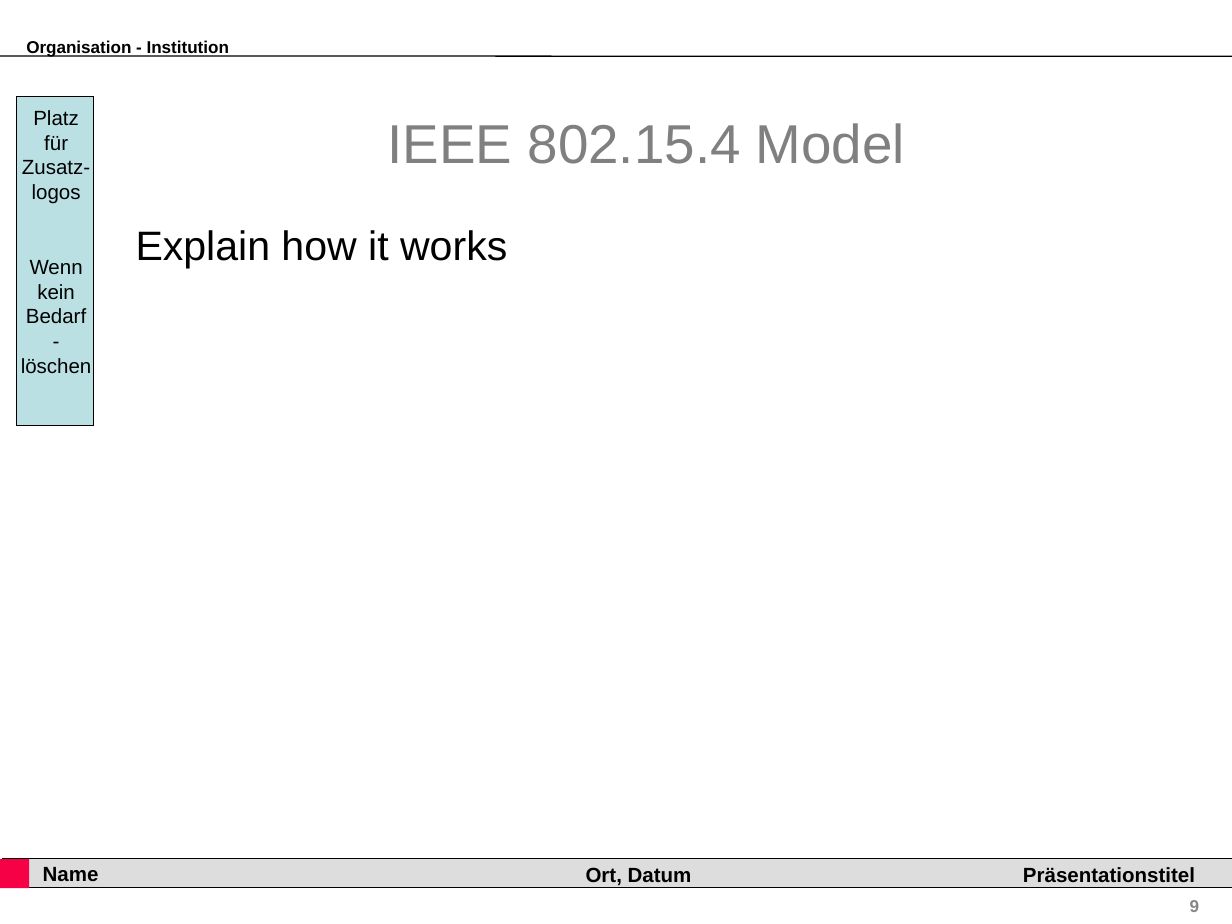
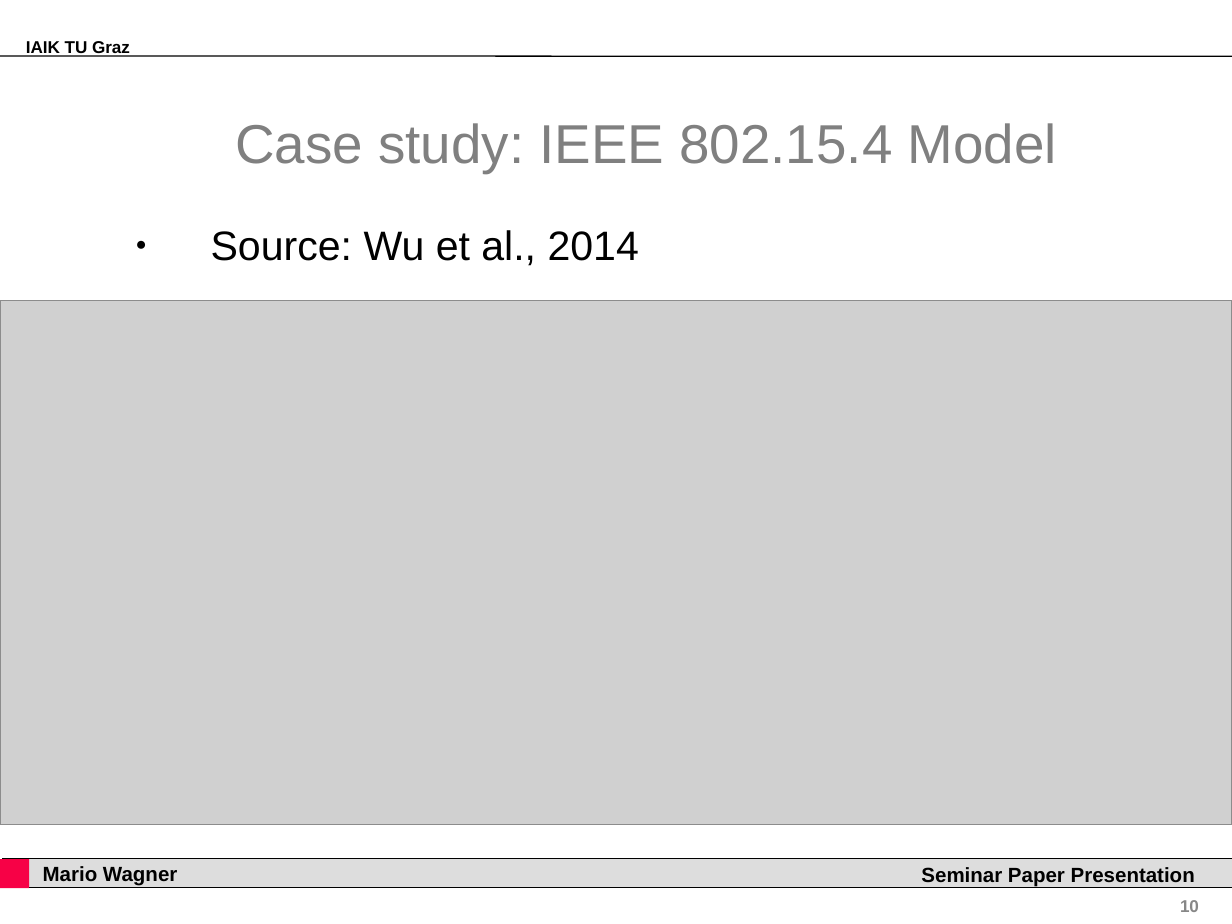
Before and after one commit to grashupfa/seminar, a slide deck: slide 10 of presentation/seminarpaper.ppt (slide 9 before the commit). Drawn at 1232x924 pixels with LibreOffice and Linux fonts; fonts in the diff are those of the drawing; grey boxes stand for pictures; background and template pictures are left out. Boxes give left, top, right and bottom in pixels: in the first picture for what was removed or moved away, otherwise in the second. Text is boxed around its words. In the diff, an @@ line names an element or a change of style, - is before the commit and + after.

Commit message:
Work in progress, presentation

```diff
--- a/presentation/seminarpaper.ppt
+++ b/presentation/seminarpaper.ppt
@@ text removed at bbox=[26, 40, 229, 57] @@
-Organisation - Institution
@@ text added at bbox=[26, 41, 130, 57], 10 pt, text #000000, bold @@
+IAIK TU Graz
@@ rectangle removed at bbox=[16, 96, 94, 426] @@
@@ text removed at bbox=[21, 110, 92, 374] @@
-Platz
-für
-Zusatz-
-logos
-Wenn
-kein
-Bedarf
--
-löschen
@@ title at bbox=[235, 123, 1057, 173]: text changed @@
-IEEE 802.15.4 Model
+Case study: IEEE 802.15.4 Model
@@ text at bbox=[211, 230, 639, 266]: text changed @@
-Explain how it works
+● Source: Wu et al., 2014
@@ picture added at bbox=[0, 301, 1232, 825] @@
@@ text in rectangle at bbox=[43, 866, 177, 886]: text changed @@
-Name
+Mario Wagner
@@ text removed at bbox=[586, 867, 692, 885] @@
-Ort, Datum
@@ text added at bbox=[921, 867, 1195, 887], 12 pt, text #000000, bold @@
+Seminar Paper Presentation
@@ text removed at bbox=[1023, 867, 1195, 883] @@
-Präsentationstitel
@@ page number at bbox=[1180, 900, 1199, 912]: text changed @@
-9
+10
```
Also in this commit, not shown: 6 other slides changed, 10 slides added, 5 slides removed.
